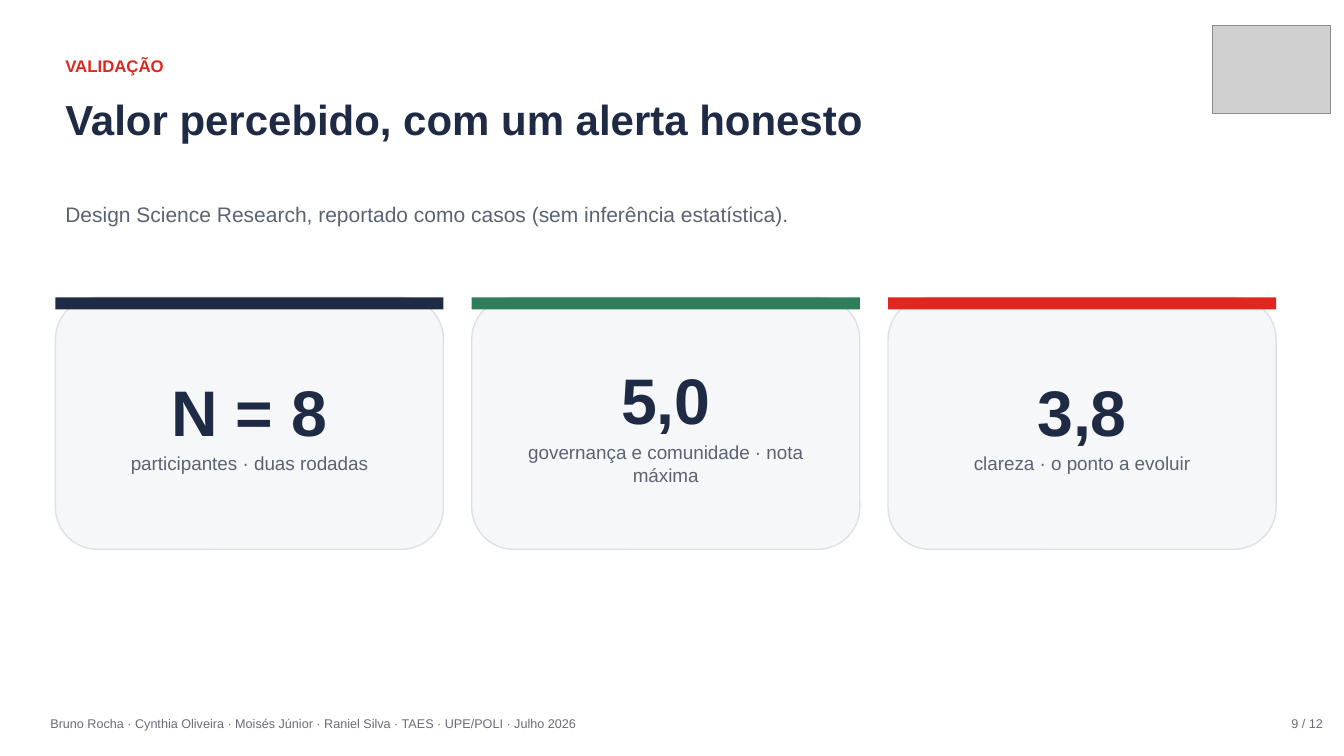
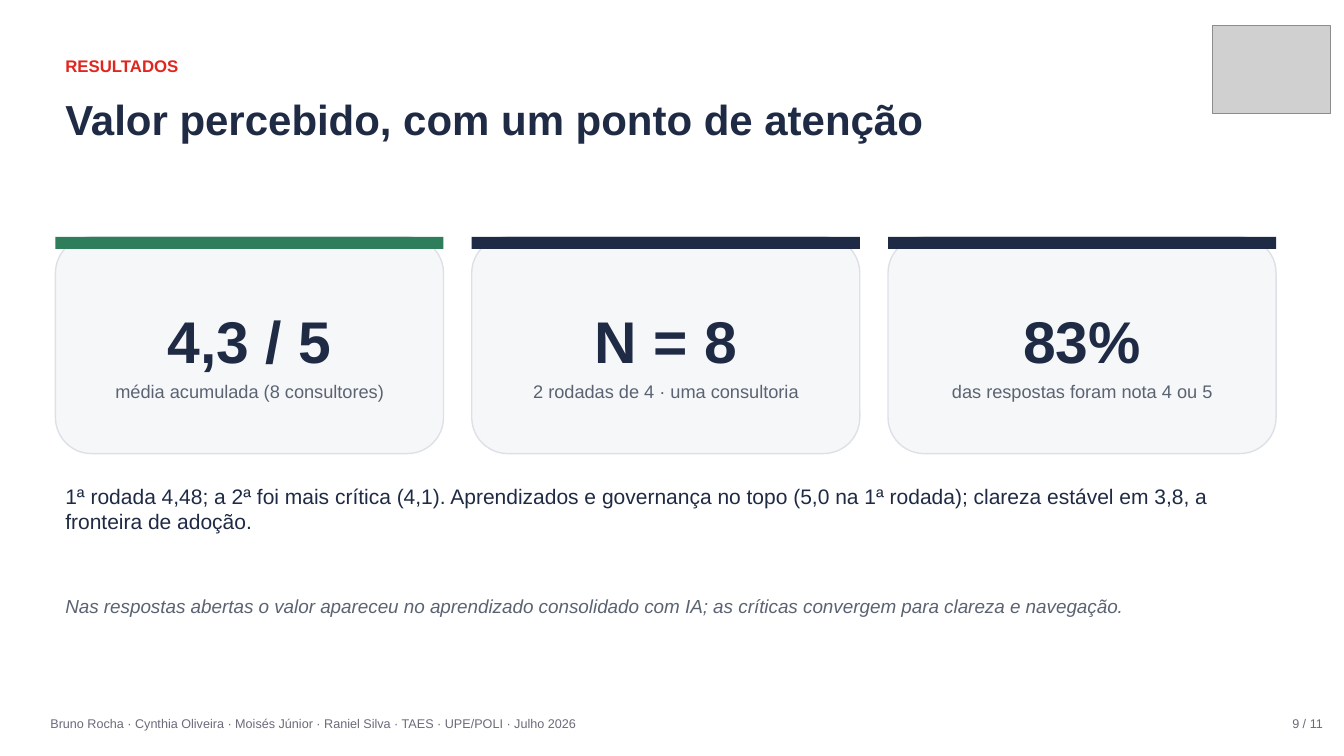
Before and after one commit to raniel90/obione, a slide deck: slide 9 of atividades/apresentacoes/ObiOne_Apresentacao_Final.pptx. Drawn at 1344x756 pixels with LibreOffice and Linux fonts; fonts in the diff are those of the drawing; grey boxes stand for pictures. Boxes give left, top, right and bottom in pixels: in the first picture for what was removed or moved away, otherwise in the second. Text is boxed around its words. In the diff, an @@ line names an element or a change of style, - is before the commit and + after.

```diff
--- a/atividades/apresentacoes/ObiOne_Apresentacao_Final.pptx
+++ b/atividades/apresentacoes/ObiOne_Apresentacao_Final.pptx
@@ text at [65,60,178,72]: text changed @@
-VALIDAÇÃO
+RESULTADOS
@@ text at [65,104,923,144]: text changed @@
-Valor percebido, com um alerta honesto
+Valor percebido, com um ponto de atenção
@@ text removed at [65,206,788,226] @@
-Design Science Research, reportado como casos (sem inferência estatística).
@@ 3 rectangles: place and size @@
-3 rectangles at [55,297,1276,310]
+3 rectangles at [55,237,1276,249]
@@ rectangle at [55,237,444,249]: fill #1F2A44 to #2E7D5B @@
@@ rounded rectangle added at [55,237,444,454], fill #F6F7F9, outline #DDE1E7 1 pt @@
@@ rectangle at [472,237,860,249]: fill #2E7D5B to #1F2A44 @@
@@ rounded rectangle: place and size @@
-rounded rectangle at [472,297,860,549]
+rounded rectangle at [472,237,860,454]
@@ rectangle at [888,237,1276,249]: fill #E0261E to #1F2A44 @@
@@ rounded rectangle added at [888,237,1276,454], fill #F6F7F9, outline #DDE1E7 1 pt @@
@@ rounded rectangle removed at [55,297,444,549] @@
-N = 8
-participantes · duas rodadas
@@ rounded rectangle removed at [888,297,1276,549] @@
-3,8
-clareza · o ponto a evoluir
@@ text added at [115,322,384,402], 13 pt, text #5B6372 @@
+4,3 / 5
+média acumulada (8 consultores)
@@ text added at [533,322,799,398], 13 pt, text #5B6372 @@
+N = 8
+2 rodadas de 4 · uma consultoria
@@ text added at [952,322,1212,402], 13 pt, text #5B6372 @@
+83%
+das respostas foram nota 4 ou 5
@@ text in rounded rectangle at [528,379,803,482]: text removed @@
-5,0
-governança e comunidade · nota máxima
@@ text added at [65,488,1207,534], 15 pt, text #1F2A44 @@
+1ª rodada 4,48; a 2ª foi mais crítica (4,1). Aprendizados e governança no topo (5,0 na 1ª rodada); clareza estável em 3,8, a fronteira de adoção.
@@ text added at [65,599,1123,617], 13.5 pt, text #5B6372, italic @@
+Nas respostas abertas o valor apareceu no aprendizado consolidado com IA; as críticas convergem para clareza e navegação.
@@ text at [1292,719,1323,728]: text changed @@
-9 / 12
+9 / 11
```
Also in this commit, not shown: 7 other slides changed, 1 slide added, 2 slides removed, 1 other file.
